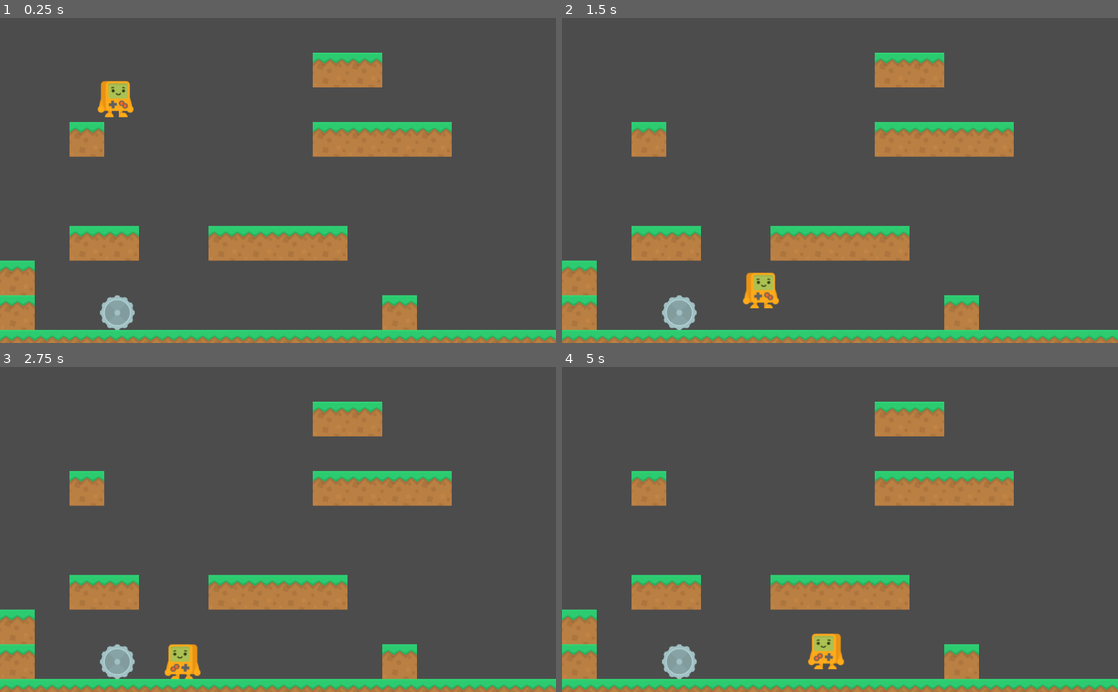
Above: before the commit, frames 1-4 (two rows, left to right).
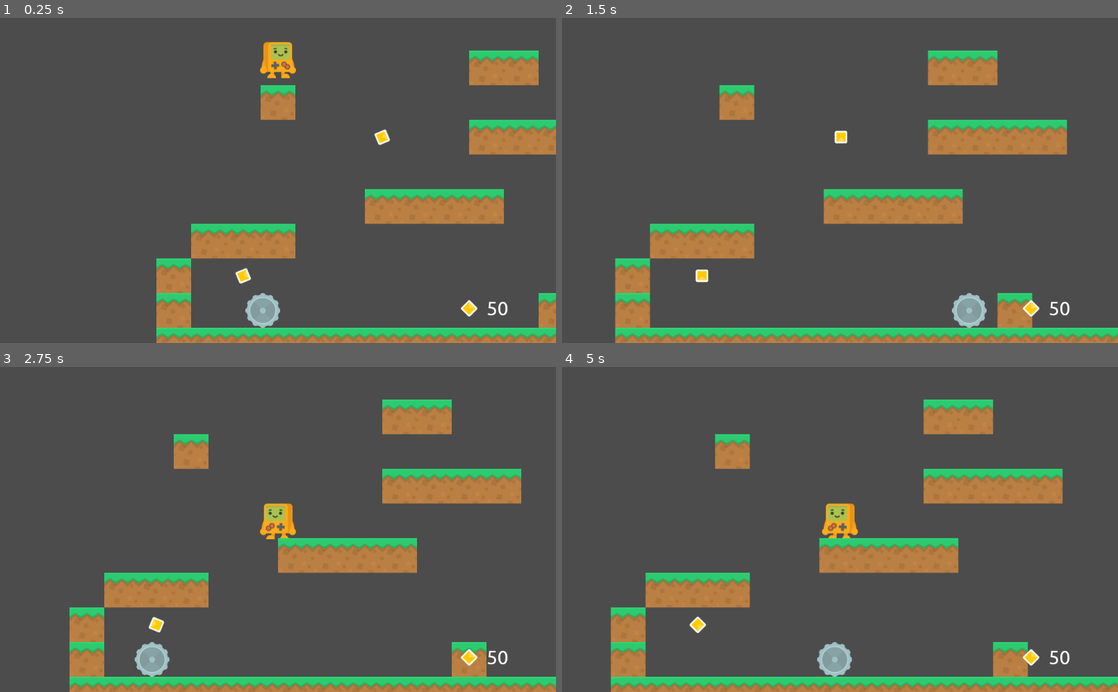
Above: after the commit, the same moments.

Repository: SanyoNeezy/MyFirstGodotGame
Game: Godot game, scene res://MainScene.tscn
Two runs of this game, one before a commit and one after it. Both use one fixed random seed, a clock stepped at 60 frames per second and the inputs below.
Inputs:
- Up to frame 1 (0.25 s): no input
- Up to frame 2 (1.5 s): hold Right (move_right) from 0.53 s (still down); tap Up (jump) at 0.77 s
- Up to frame 3 (2.75 s): tap Up (jump) at 1.52 s; release Right (move_right) at 2.03 s; hold Left (move_left) from 2.03 s (still down)
- Up to frame 4 (5 s): release Left (move_left) at 2.78 s; hold Right (move_right) 2.78-4.28 s; tap Up (jump) at 3.02, 3.77, 4.52 s; hold Left (move_left) from 4.28 s (still down)

The runs differ from the first frame. In frame 1, 23% of the frame differs, in the area x 0-100%, y 7-100%; in frame 2, 21%; in frame 3, 23%, in the area x 0-100%, y 10-100%; in frame 4, 21%.

Commit message:
added Coins and basic UI

Diff:
--- /dev/null
+++ b/CameraController.gd
@@ -0,0 +1,7 @@
+extends Camera2D
+
+onready var Player = get_node("/root/MainScene/Player")
+
+#wird jeden frame aufgerufen
+func _process(delta):
+	position.x = Player.position.x
--- /dev/null
+++ b/Coin.gd
@@ -0,0 +1,17 @@
+extends Area2D
+
+#export --> erscheint im Inspector und hat default value von 1 - jede Coin kann eigenen Value erhalten
+export var value : int = 1
+var rotationSpeed : float = 90.0
+
+# wird jeden frame aufgerufen
+func _process(delta):
+	# wenn rotationSpeed 90 ist, wird 90 * pro Sekunde gedreht
+	rotation_degrees += rotationSpeed * delta
+
+
+
+func _on_Coin_body_entered(body):
+	if body.name == "Player":
+		body.collect_coin(value)
+		queue_free()
--- /dev/null
+++ b/Coin.tscn
@@ -0,0 +1,17 @@
+[gd_scene load_steps=4 format=2]
+
+[ext_resource path="res://Coin.gd" type="Script" id=1]
+[ext_resource path="res://assets/Sprites/Coin.png" type="Texture" id=2]
+
+[sub_resource type="CircleShape2D" id=1]
+radius = 15.5805
+
+[node name="Coin" type="Area2D"]
+script = ExtResource( 1 )
+
+[node name="CollisionShape2D" type="CollisionShape2D" parent="."]
+shape = SubResource( 1 )
+
+[node name="Sprite" type="Sprite" parent="."]
+texture = ExtResource( 2 )
+[connection signal="body_entered" from="." to="." method="_on_Coin_body_entered"]
--- a/Enemy.gd
+++ b/Enemy.gd
@@ -1,12 +1,16 @@
 extends Area2D
 
+#export macht, dass die Variablen über den Inspector angezeigt und dort
+#für jede Instanz einzeln angepasst werden können
 export var speed : int = 100
 export var moveDist : int = 100
 
+#x of the spawn location
 onready var startX : int = position.x
-
+#x of the target location
 onready var targetX : int = position.x + moveDist
 
+#moves "current" towards "to" at rate of "step"
 func move_to (current, to, step):
 
 	var new = current
@@ -24,5 +28,19 @@
 
 
 
-# gets calles once every frame	(unlike func _physics_process(delta):)
-#func _process(delta):
+# gets called once every frame	(unlike func _physics_process(delta))
+func _process(delta):
+	position.x = move_to(position.x, targetX, speed * delta)
+
+	if position.x == targetX:
+		if targetX == startX:
+			targetX = position.x + moveDist
+		else:
+			targetX = startX
+
+
+#wird aufgerufen, sobald ein "body" in enemy 'eintritt' (im gleichen frame ist / sich überlappt)
+# ('body' wird der Spieler sein)
+func _on_Enemy_body_entered(body):
+	if body.name == "Player":
+		body.die()
--- a/Enemy.tscn
+++ b/Enemy.tscn
@@ -8,9 +8,12 @@
 
 [node name="Enemy" type="Area2D"]
 script = ExtResource( 2 )
+speed = 400
+moveDist = 576
 
 [node name="CollisionShape2D" type="CollisionShape2D" parent="."]
 shape = SubResource( 1 )
 
 [node name="Sprite" type="Sprite" parent="."]
 texture = ExtResource( 1 )
+[connection signal="body_entered" from="." to="." method="_on_Enemy_body_entered"]
--- a/MainScene.tscn
+++ b/MainScene.tscn
@@ -1,13 +1,19 @@
-[gd_scene load_steps=4 format=2]
+[gd_scene load_steps=7 format=2]
 
 [ext_resource path="res://Player.tscn" type="PackedScene" id=1]
 [ext_resource path="res://Tile.tscn" type="PackedScene" id=2]
 [ext_resource path="res://Enemy.tscn" type="PackedScene" id=3]
+[ext_resource path="res://CameraController.gd" type="Script" id=4]
+[ext_resource path="res://Coin.tscn" type="PackedScene" id=5]
+[ext_resource path="res://UI.tscn" type="PackedScene" id=6]
 
 [node name="MainScene" type="Node2D"]
 
 [node name="Player" parent="." instance=ExtResource( 1 )]
-position = Vector2( 213, 108 )
+position = Vector2( 224, 40 )
+
+[node name="Enemy" parent="." instance=ExtResource( 3 )]
+position = Vector2( 96, 544 )
 
 [node name="Tile" parent="." instance=ExtResource( 2 )]
 position = Vector2( 224, 608 )
@@ -27,32 +33,32 @@
 [node name="Tile3" parent="." instance=ExtResource( 2 )]
 position = Vector2( 416, 608 )
 
+[node name="Tile41" parent="." instance=ExtResource( 2 )]
+position = Vector2( 96, 416 )
+
 [node name="Tile17" parent="." instance=ExtResource( 2 )]
-position = Vector2( 416, 416 )
+position = Vector2( 416, 352 )
 
 [node name="Tile33" parent="." instance=ExtResource( 2 )]
-position = Vector2( 160, 224 )
+position = Vector2( 224, 160 )
 
 [node name="Tile34" parent="." instance=ExtResource( 2 )]
 position = Vector2( 736, 544 )
 
-[node name="Enemy" parent="Tile34" instance=ExtResource( 3 )]
-position = Vector2( -520, 0 )
-
 [node name="Tile18" parent="." instance=ExtResource( 2 )]
-position = Vector2( 480, 416 )
+position = Vector2( 480, 352 )
 
 [node name="Tile19" parent="." instance=ExtResource( 2 )]
-position = Vector2( 544, 416 )
+position = Vector2( 544, 352 )
 
 [node name="Tile20" parent="." instance=ExtResource( 2 )]
-position = Vector2( 608, 416 )
+position = Vector2( 608, 352 )
 
 [node name="Tile21" parent="." instance=ExtResource( 2 )]
-position = Vector2( 544, 416 )
+position = Vector2( 544, 352 )
 
 [node name="Tile22" parent="." instance=ExtResource( 2 )]
-position = Vector2( 608, 416 )
+position = Vector2( 608, 352 )
 
 [node name="Tile27" parent="." instance=ExtResource( 2 )]
 position = Vector2( 608, 224 )
@@ -131,3 +137,26 @@
 
 [node name="Tile9" parent="." instance=ExtResource( 2 )]
 position = Vector2( 480, 608 )
+
+[node name="Camera2D" type="Camera2D" parent="."]
+position = Vector2( 512, 304 )
+current = true
+script = ExtResource( 4 )
+
+[node name="Coin" parent="." instance=ExtResource( 5 )]
+position = Vector2( 416, 224 )
+
+[node name="Coin2" parent="." instance=ExtResource( 5 )]
+position = Vector2( 160, 480 )
+
+[node name="Coin3" parent="." instance=ExtResource( 5 )]
+position = Vector2( 992, 288 )
+
+[node name="Coin4" parent="." instance=ExtResource( 5 )]
+position = Vector2( 1184, 336 )
+
+[node name="CanvasLayer" type="CanvasLayer" parent="."]
+
+[node name="UI" parent="CanvasLayer" instance=ExtResource( 6 )]
+margin_top = -8.0
+margin_bottom = -8.0
--- a/Player.gd
+++ b/Player.gd
@@ -45,3 +45,14 @@
 		sprite.flip_h = true
 	elif velocity.x > 0 :
 		sprite.flip_h = false
+
+
+
+func die():
+	#get_tree() holt sich den höchsten Node ausgehend vom aktuellen Node
+	# (hier also MainScene)
+	get_tree().reload_current_scene()
+
+
+func collect_coin(value):
+	score += value
--- /dev/null
+++ b/UI.tscn
@@ -0,0 +1,41 @@
+[gd_scene load_steps=3 format=2]
+
+[ext_resource path="res://assets/Sprites/Coin.png" type="Texture" id=1]
+[ext_resource path="res://assets/Font/ubuntu-regular.tres" type="DynamicFont" id=2]
+
+[node name="UI" type="Control"]
+anchor_right = 1.0
+anchor_bottom = 1.0
+__meta__ = {
+"_edit_use_anchors_": false
+}
+
+[node name="CoinTexture" type="TextureRect" parent="."]
+anchor_left = 0.937
+anchor_top = 0.853
+anchor_right = 0.937
+anchor_bottom = 0.867
+margin_left = -127.488
+margin_top = 0.199921
+margin_right = -63.4881
+margin_bottom = 55.7999
+texture = ExtResource( 1 )
+__meta__ = {
+"_edit_use_anchors_": false
+}
+
+[node name="ScoreText" type="Label" parent="."]
+anchor_left = 0.937
+anchor_top = 0.853
+anchor_right = 0.937
+anchor_bottom = 0.853
+margin_left = -63.488
+margin_top = 8.19998
+margin_right = 16.512
+margin_bottom = 56.2
+custom_fonts/font = ExtResource( 2 )
+text = "50"
+valign = 1
+__meta__ = {
+"_edit_use_anchors_": false
+}
--- /dev/null
+++ b/assets/Font/ubuntu-regular.tres
@@ -0,0 +1,7 @@
+[gd_resource type="DynamicFont" load_steps=2 format=2]
+
+[ext_resource path="res://assets/Font/Ubuntu-Regular.ttf" type="DynamicFontData" id=1]
+
+[resource]
+size = 36
+font_data = ExtResource( 1 )
